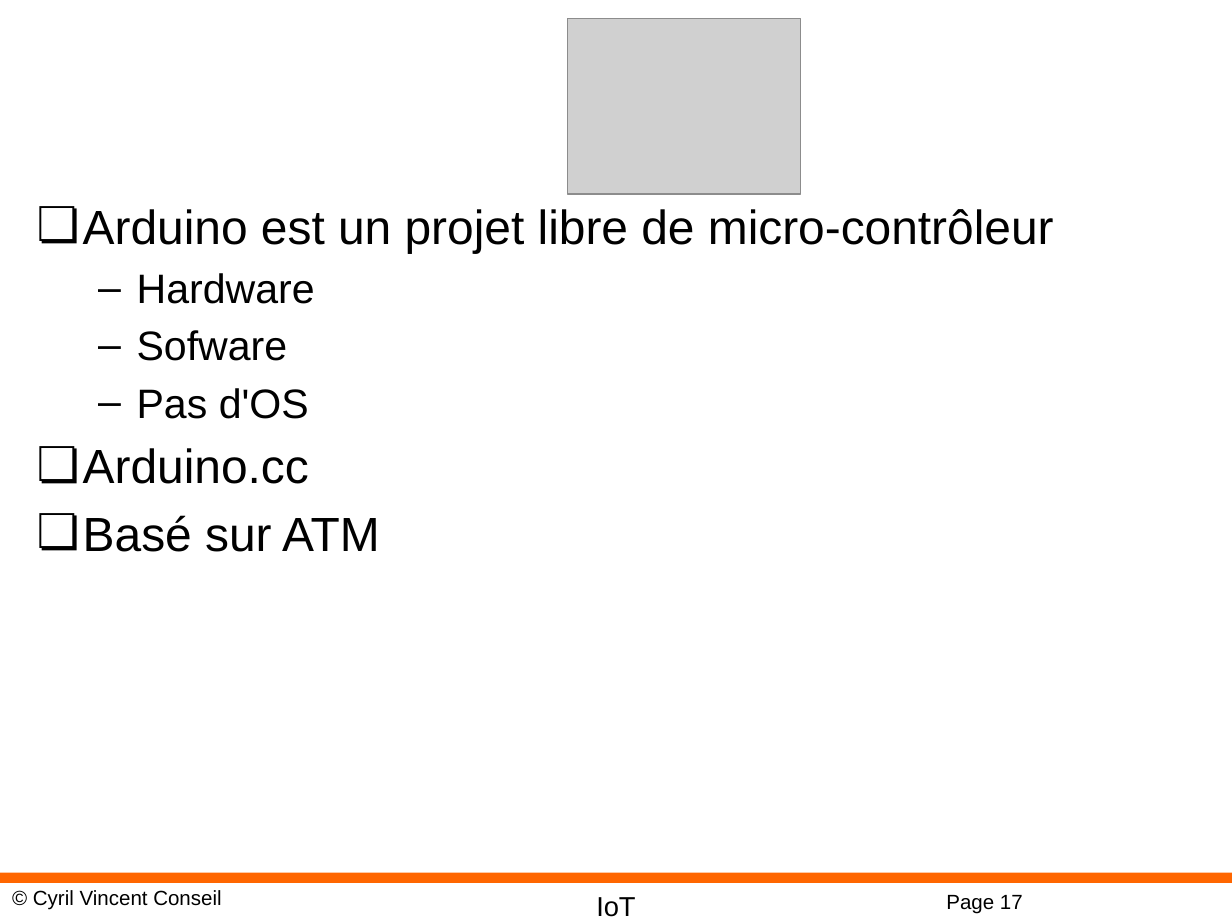
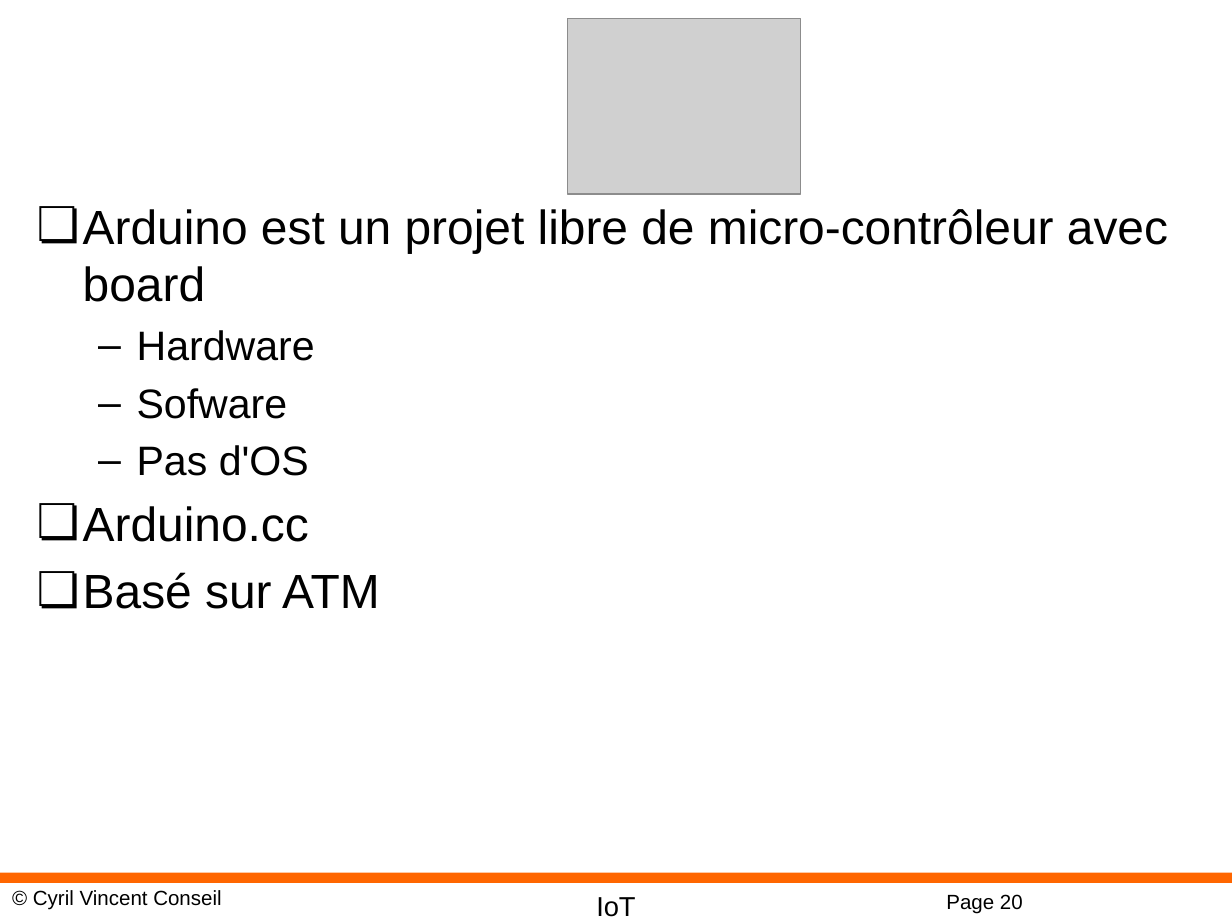
Before and after one commit to cyrilvincent/IoT, a slide deck: slide 20 of ppt/IoT01-Intro.pptx (slide 17 before the commit). Drawn at 1232x924 pixels with LibreOffice and Linux fonts; fonts in the diff are those of the drawing; grey boxes stand for pictures; background and template pictures are left out. Boxes give left, top, right and bottom in pixels: in the first picture for what was removed or moved away, otherwise in the second. Text is boxed around its words. In the diff, an @@ line names an element or a change of style, - is before the commit and + after.

```diff
--- a/ppt/IoT01-Intro.pptx
+++ b/ppt/IoT01-Intro.pptx
@@ text at (x1=83, y1=209, x2=1168, y2=302): text changed @@
-❏ Arduino est un projet libre de micro-contrôleur
+❏ Arduino est un projet libre de micro-contrôleur avec board
@@ page number at (x1=946, y1=894, x2=1023, y2=914): text changed @@
-Page 17
+Page 20
```
Also in this commit, not shown: 8 other slides changed, 4 slides added, 1 slide removed, 10 other files.
